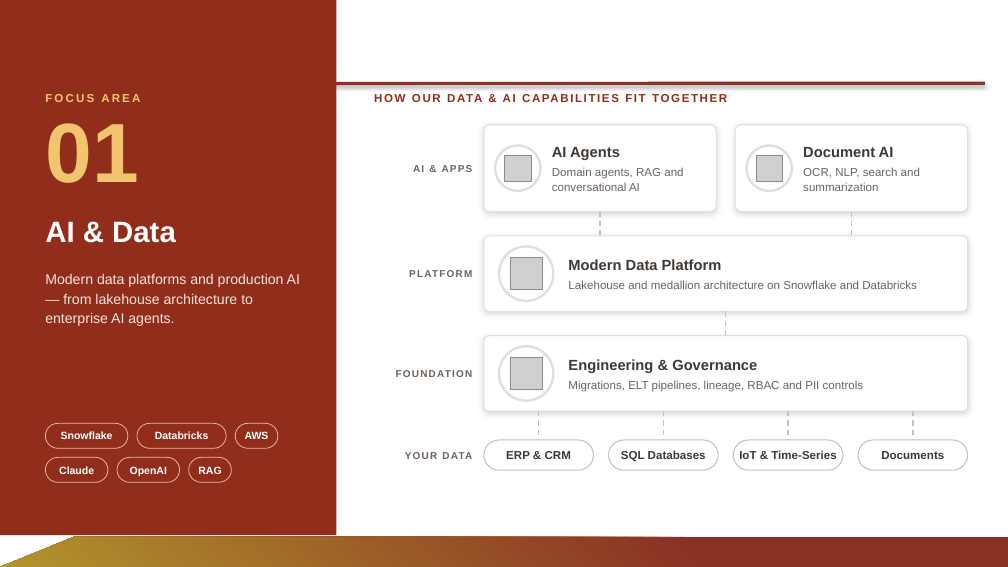
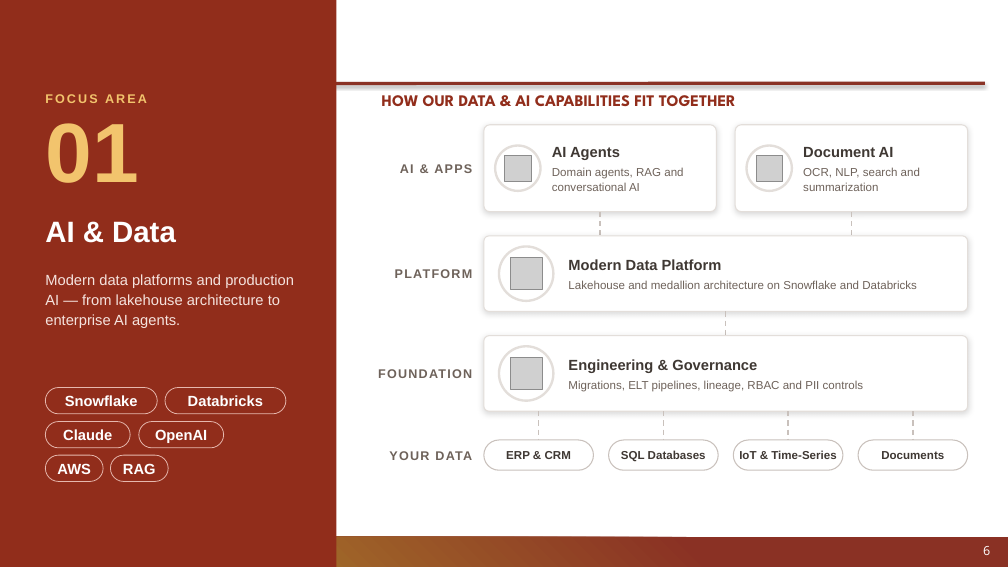
Before and after one commit to liza212/Test, a slide deck: slide 6 of decks/Palni_Capabilities_Partner.pptx (slide 4 before the commit). Drawn at 1008x567 pixels with LibreOffice and Linux fonts; fonts in the diff are those of the drawing; grey boxes stand for pictures; background and template pictures are left out. Boxes give left, top, right and bottom in pixels: in the first picture for what was removed or moved away, otherwise in the second. Text is boxed around its words. In the diff, an @@ line names an element or a change of style, - is before the commit and + after.

```diff
--- a/decks/Palni_Capabilities_Partner.pptx
+++ b/decks/Palni_Capabilities_Partner.pptx
@@ rectangle: place and size @@
-rectangle at [0, 0, 337, 535]
+rectangle at [0, 0, 337, 567]
@@ text "FOCUS AREA" at [45, 94, 147, 103]: size 11 to 12 pt @@
@@ text "HOW OUR DATA & AI ..." at [382, 95, 736, 106]: size 11 to 15.4 pt, font Arial to League Spartan, letter spacing 1.5 to 0 pt; line spacing 1 to 0.7; vertical alignment top to middle @@
@@ text at [45, 274, 294, 328]: size 13.5 to 14 pt @@
@@ rounded rectangle "Snowflake": place and size @@
-rounded rectangle "Snowflake" at [45, 423, 128, 448]
+rounded rectangle "Snowflake" at [45, 388, 157, 414]
@@ rounded rectangle "Databricks": place and size @@
-rounded rectangle "Databricks" at [137, 423, 226, 448]
+rounded rectangle "Databricks" at [165, 388, 286, 414]
@@ rounded rectangle "Claude": place and size @@
-rounded rectangle "Claude" at [45, 457, 108, 482]
+rounded rectangle "Claude" at [45, 422, 130, 448]
@@ rounded rectangle "OpenAI": place and size @@
-rounded rectangle "OpenAI" at [117, 457, 180, 482]
+rounded rectangle "OpenAI" at [139, 422, 224, 448]
@@ size 9.5 to 12 pt in 4 elements at [400, 164, 414, 173], [395, 269, 473, 278], [378, 369, 472, 378], [389, 451, 472, 460] @@
@@ size 10 to 14 pt in 6 elements at [110, 455, 168, 482], [45, 422, 130, 448], [45, 388, 157, 414], [139, 422, 224, 448], [165, 388, 286, 414], [45, 455, 103, 482] @@
@@ rounded rectangle "AWS": place and size @@
-rounded rectangle "AWS" at [235, 423, 278, 448]
+rounded rectangle "AWS" at [45, 455, 103, 482]
@@ rounded rectangle "RAG": place and size @@
-rounded rectangle "RAG" at [189, 457, 231, 482]
+rounded rectangle "RAG" at [110, 455, 168, 482]
@@ page number added at [983, 546, 990, 555], 12 pt, text #FFFFFF @@
+6
```
Also in this commit, not shown: 11 other slides changed, 4 slides added, 2 slides removed.
